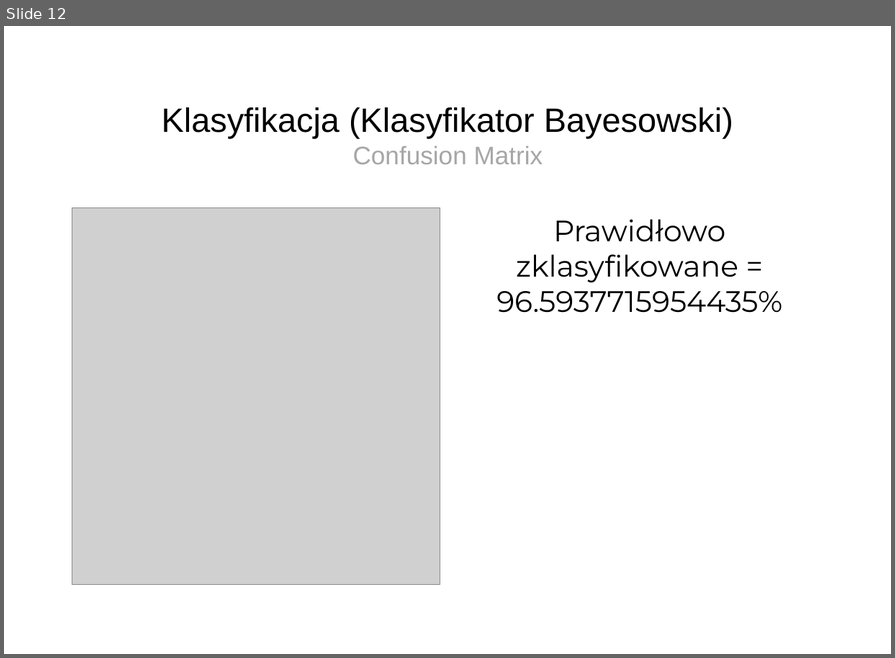
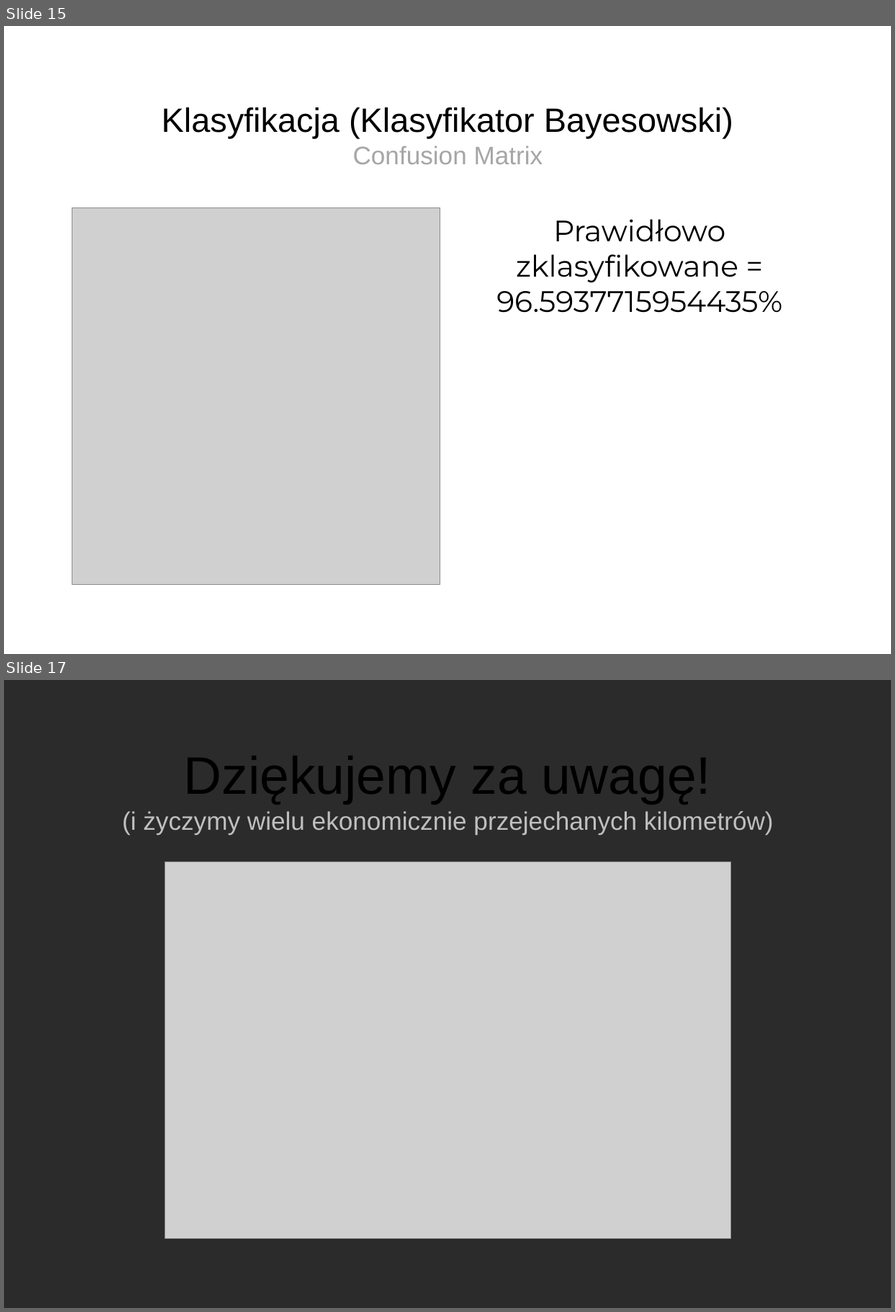
Before and after one commit to michalloska/DataExploration_Project, a slide deck: prezentacja.ppt. Shown one above the other, each under a label of ours: slide 12 before the commit, slides 15 and 17 after it; the slides between them are not shown. The pictures are 895x658 and 895x1312 pixels, drawn with LibreOffice and Linux fonts; fonts in the diff are those of the drawing; grey boxes stand for pictures; background and template pictures are left out; a plain dark background stands for a picture behind light text. Boxes give left, top, right and bottom in pixels: in the first picture for what was removed or moved away, otherwise in the second. Text is boxed around its words. In the diff, an @@ line names an element or a change of style, - is before the commit and + after.

```diff
--- a/prezentacja.ppt
+++ b/prezentacja.ppt
@@ slide 17 added at (x1=4, y1=680, x2=891, y2=1308), background picture (left out) @@
@@ title added at (x1=122, y1=756, x2=774, y2=834), 24 pt, text #BFBFBF @@
+Dziękujemy za uwagę!
+(i życzymy wielu ekonomicznie przejechanych kilometrów)
@@ picture added at (x1=165, y1=861, x2=730, y2=1238) @@
@@ what was slide 12 is now slide 15 @@
```
Also in this commit, not shown: 1 slide changed, 3 other slides added, 2 slides removed.
